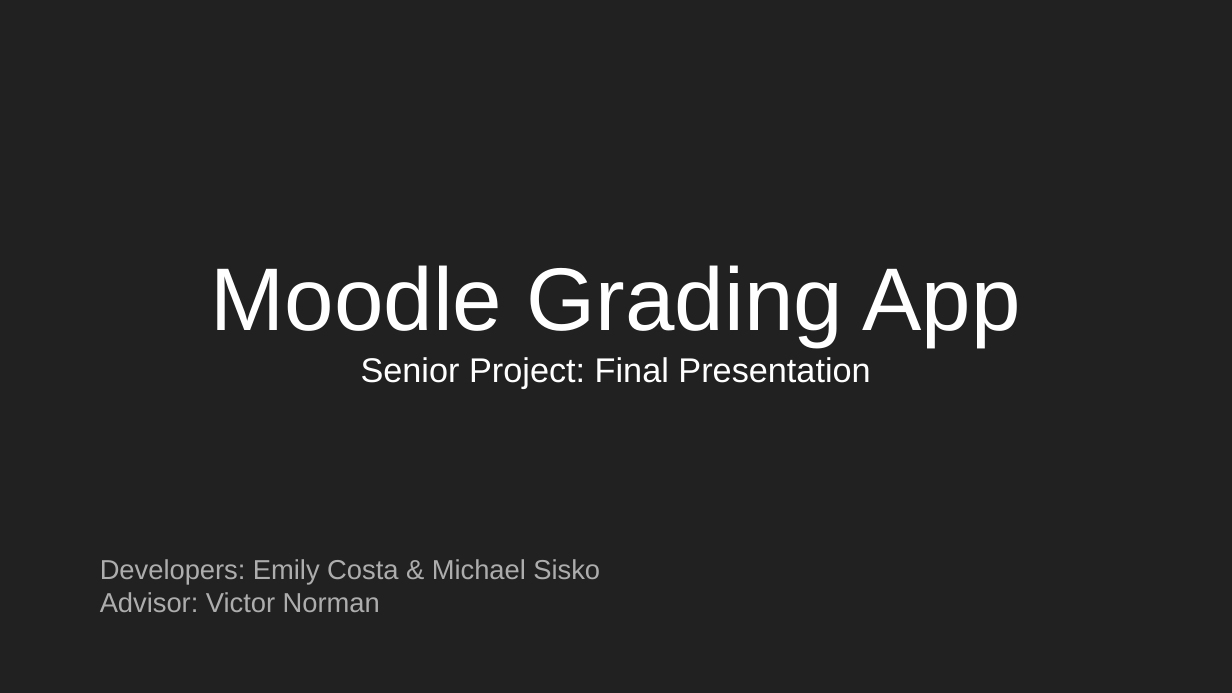
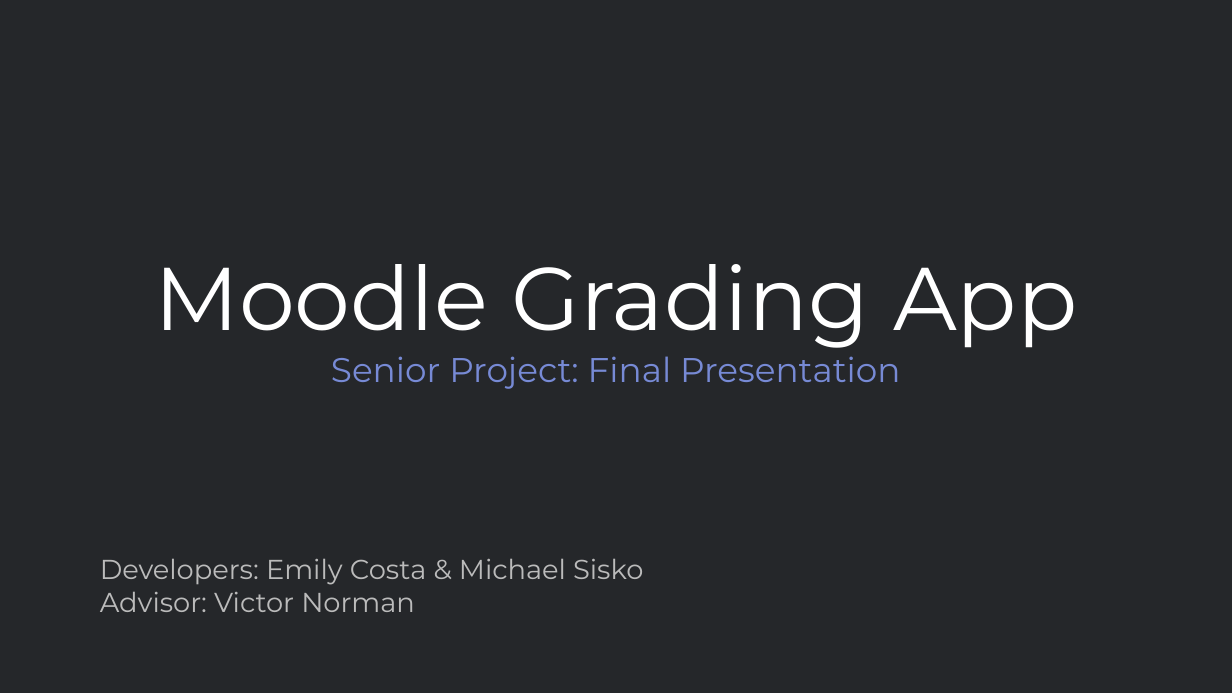
Before and after one commit to MoodleGradingApp/MoodleGradingApp, a slide deck: slide 1 of assets/presentation.pptx. Drawn at 1232x693 pixels with LibreOffice and Linux fonts; fonts in the diff are those of the drawing. Boxes give left, top, right and bottom in pixels: in the first picture for what was removed or moved away, otherwise in the second. Text is boxed around its words. In the diff, an @@ line names an element or a change of style, - is before the commit and + after.

```diff
--- a/assets/presentation.pptx
+++ b/assets/presentation.pptx
@@ background #212121 to #25272A @@
@@ title "Moodle Grading App" at [154, 264, 1077, 389]: font Arial to Montserrat; text colour #FFFFFF to #778AD5 in "Senior Project: Final Presentation" @@
@@ subtitle "Developers: Emily Costa & Michael ..." at [100, 558, 643, 612]: font Arial to Montserrat, text colour #ADADAD to #BBBBBB @@
```
Also in this commit, not shown: 9 slides added, 1 other file.
